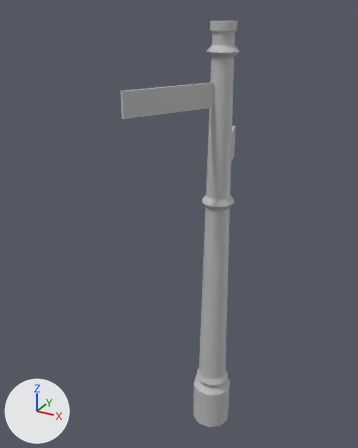
An edit to the FBX model Source/Art/Industrial/StreetPole02.fbx, drawn before and after from the same camera.
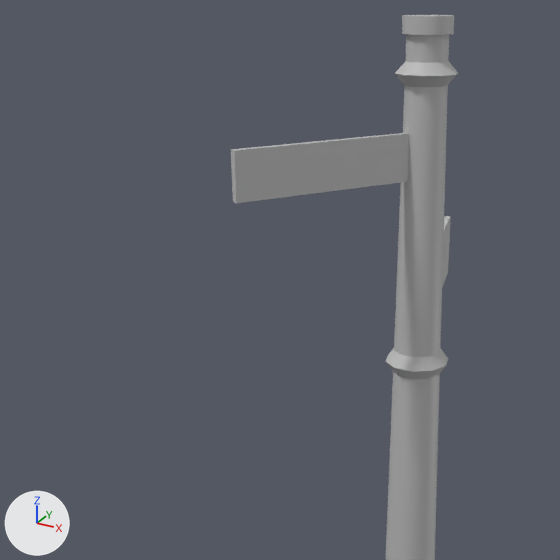
Each version is shown whole from a 50 mm camera at (4.43, -9.94, 10.68) aimed at (-1.01, -0.04, 5.73), then close up on the part from 0% to 82% of the width and 3% to 68% of the height. Every picture has the same lights, and +X, +Y and +Z are marked at lower left. Where no turn or scale is listed for an object, it has been applied to the vertices.

Objects in the first close-up: 'streetpole_gr2_StreetPole'.
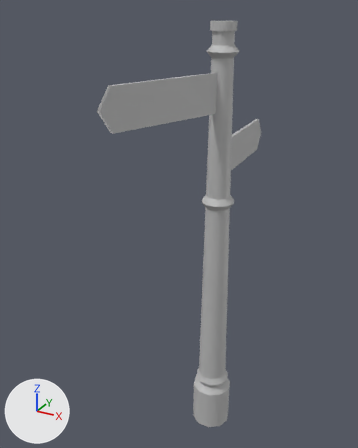
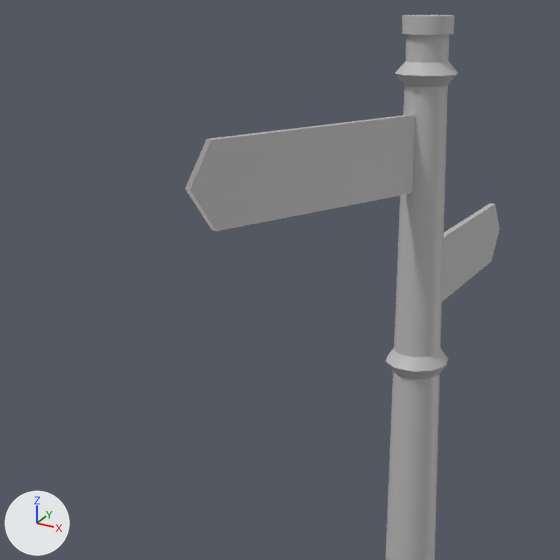
Pixel boxes [x1, y1, x2, y2] of what changed, in the close-ups (560 x 560 px; the box of a moved part takes in the faces that stretch with it):
'streetpole_gr2_StreetPole', reshaped: before [231, 15, 458, 560]; after [185, 15, 500, 560]
part 1 of me_mesh, rebuilt (29% wider, 65% taller): before [231, 133, 409, 203]; after [185, 115, 415, 231]
part 2 of me_mesh, moved or reshaped: before [442, 216, 451, 287]; after [442, 203, 500, 302]

The change, as a diff of the scene's bpy script:
```diff
--- a/Source/Art/Industrial/StreetPole02.fbx.py
+++ b/Source/Art/Industrial/StreetPole02.fbx.py
@@ me_mesh @@
 # used by ob_streetpole_gr2_streetpole; location = (0.0, 0.0, 0.0)
-me_mesh.from_pydata(...)  # 158 vertices, 162 faces; spans x -1.15..0.51, y -2.11..2.8, z 0.0..10.4
+me_mesh.from_pydata(...)  # 166 vertices, 166 faces; spans x -1.04..0.51, y -3.0..3.15, z 0.0..10.4
+# me_mesh part 1: the loose piece of 8 vertices spanning x -1.15..-0.03, y -2.11..-0.11, z 8.7..9.21 is rebuilt with 12 vertices and now spans x -1.04..0.01, y -3.0..-0.15, z 8.57..9.41
+# me_mesh part 2
+# 8 vertices are removed from x -0.87..0.02, y 0.16..2.8, z 6.81..7.67
+# 6 faces are deleted
+# 12 vertices are added at x -0.24..0.02, y 0.16..3.15, z 7.03..7.87
+# 8 new faces join them
 me_mesh.materials.append(mat_lambert1)
```
